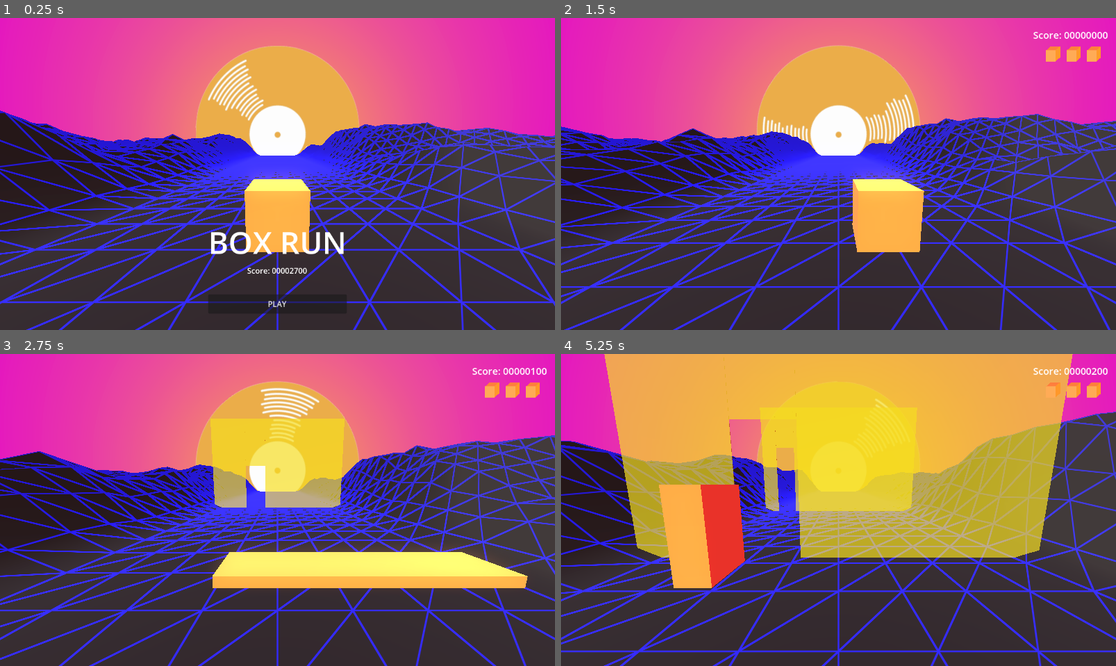
Above: before the commit, frames 1-4 (two rows, left to right).
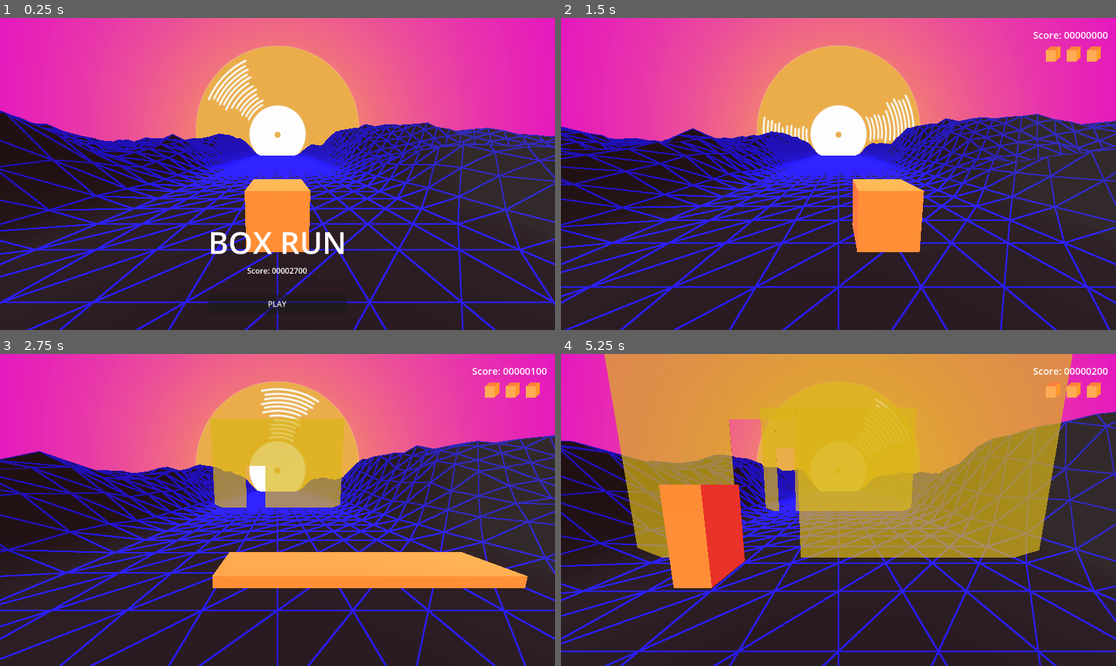
Above: after the commit, the same moments.

Repository: gabriellebrand/Neon-Strech
Game: Godot game, scene res://Scenes/GameLoop.tscn
Two runs of this game, one before a commit and one after it. Both use one fixed random seed, a clock stepped at 60 frames per second and the inputs below.
Inputs:
- Up to frame 1 (0.25 s): no input
- Up to frame 2 (1.5 s): click "PLAY" at 0.5 s; hold D (move_right) from 1.28 s (still down)
- Up to frame 3 (2.75 s): release D (move_right) at 2.03 s; hold S (stretch_down) from 2.03 s (still down)
- Up to frame 4 (5.25 s): release S (stretch_down) at 2.78 s; hold D (move_right) 2.78-3.53 s; hold W (stretch_up) 3.53-4.28 s; hold A (move_left) from 4.28 s (still down)

The runs differ from the first frame. In frame 1, 11% of the frame differs, in the area x 0-100%, y 29-100%; in frame 2, 12%; in frame 3, 20%; in frame 4, 50%, in the area x 0-100%, y 0-100%.

Commit message:
remove duplicate light

Diff:
--- a/GameJam/Scenes/Level.tscn
+++ b/GameJam/Scenes/Level.tscn
@@ -133,9 +133,6 @@
 wait_time = 2.0
 autostart = true
 
-[node name="DirectionalLight3D" type="DirectionalLight3D" parent="."]
-transform = Transform3D(0.907044, 0.382207, -0.176604, 0, 0.419452, 0.907777, 0.421036, -0.823394, 0.380461, 0, 0, 0)
-
 [node name="BackgroundVinyl" type="Sprite3D" parent="."]
 transform = Transform3D(4.765, 0, 0, 0, 4.765, 0, 0, 0, 4.765, 0, 4.875, -38.8475)
 texture = ExtResource("4_apl4r")
